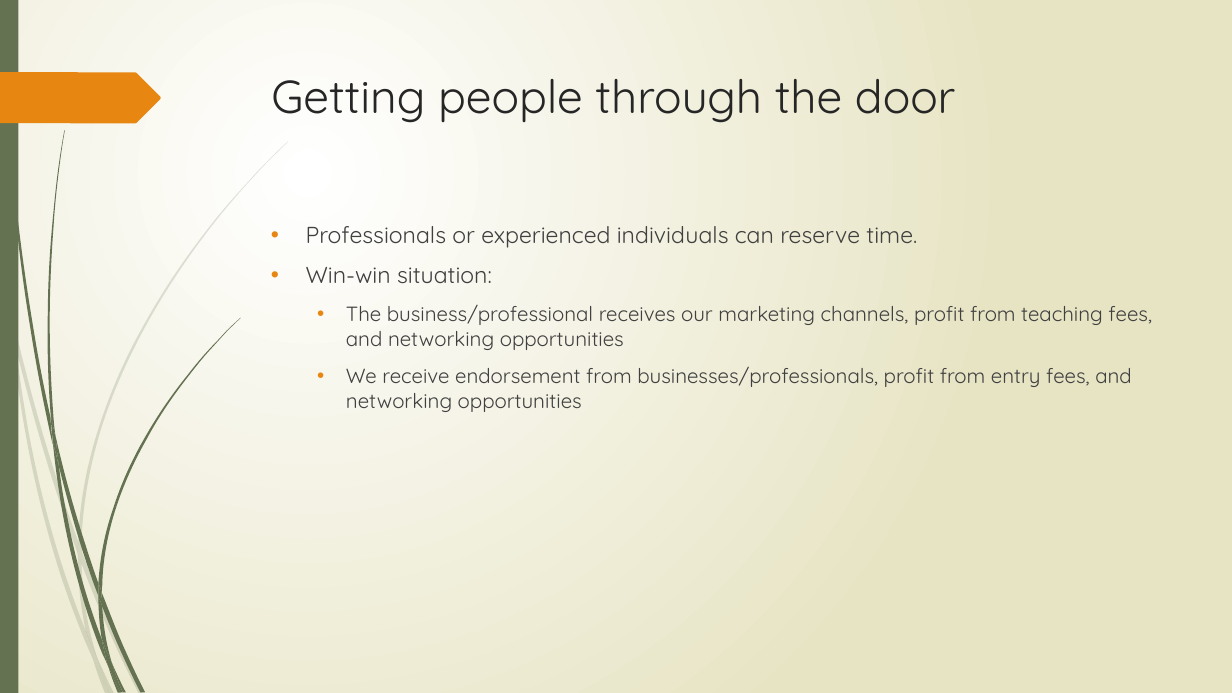
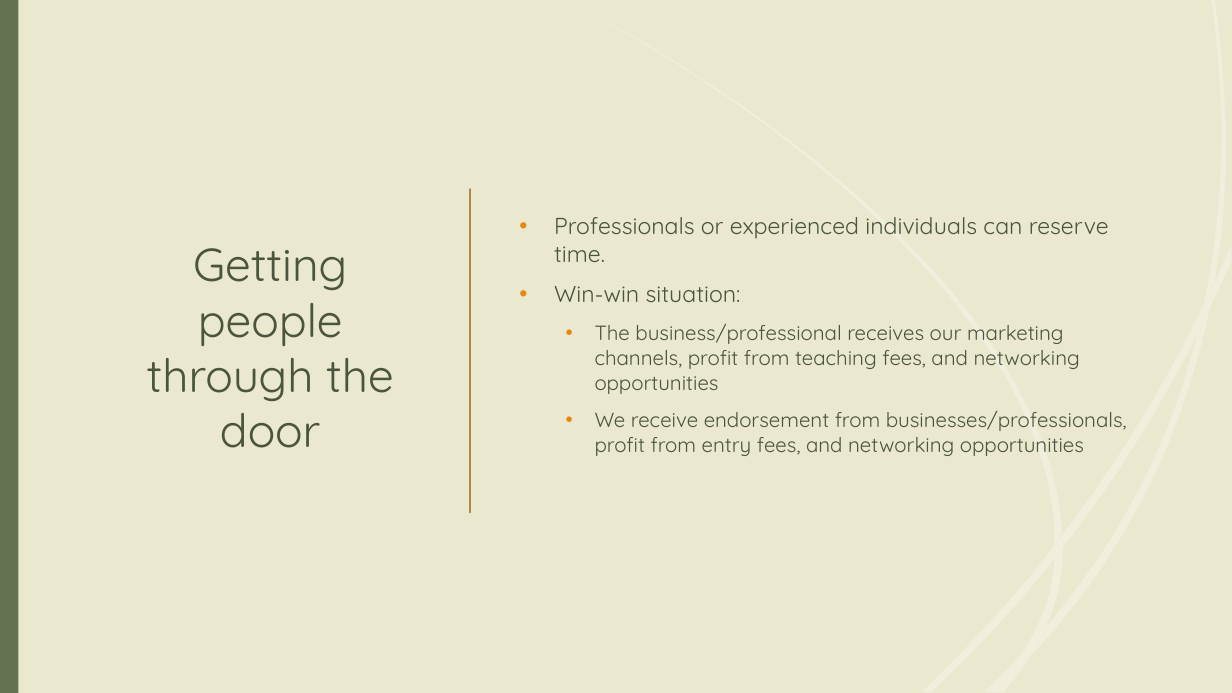
Before and after one commit to tieje/dogen, a slide deck: slide 13 of Presentation/SocialHub_FrancisT_06_23_2020.pptx. Drawn at 1232x693 pixels with LibreOffice and Linux fonts; fonts in the diff are those of the drawing. Boxes give left, top, right and bottom in pixels: in the first picture for what was removed or moved away, otherwise in the second. Text is boxed around its words. In the diff, an @@ line names an element or a change of style, - is before the commit and + after.

```diff
--- a/Presentation/SocialHub_FrancisT_06_23_2020.pptx
+++ b/Presentation/SocialHub_FrancisT_06_23_2020.pptx
@@ background gradient #FFFFFF to #E8E6C4 to #EAE8CF @@
@@ rectangle removed at [0, 0, 18, 693] @@
@@ rectangle added at [0, 0, 1232, 693], fill #EAE8CF @@
@@ rectangle added at [0, 0, 18, 693], fill #647252 @@
@@ title "Getting people through the door": place and size @@
-title "Getting people through the door" at [271, 79, 956, 123]
+title "Getting people through the door" at [147, 248, 394, 448]
@@ title "Getting people through the door" at [147, 248, 394, 448]: text colour #262626 to #4B563E; alignment left to centre; vertical alignment top to middle @@
@@ text "Professionals or experienced individuals can ...": place and size @@
-text "Professionals or experienced individuals can ..." at [306, 226, 1152, 412]
+text "Professionals or experienced individuals can ..." at [554, 217, 1127, 456]
@@ text "Professionals or experienced individuals can ..." at [554, 217, 1127, 456]: text colour #404040 to #4B563E; vertical alignment top to middle @@
@@ line added from (470, 189) to (470, 513), #B38648 1.25 pt @@
@@ group removed at [10, 141, 288, 660]: 5 freeform shapes @@
@@ group removed at [47, 130, 240, 667]: 7 freeform shapes @@
@@ group added at [607, 0, 1232, 692]: 12 freeform shapes @@
```
Also in this commit, not shown: 9 other slides changed, 2 slides added, 2 other files.
